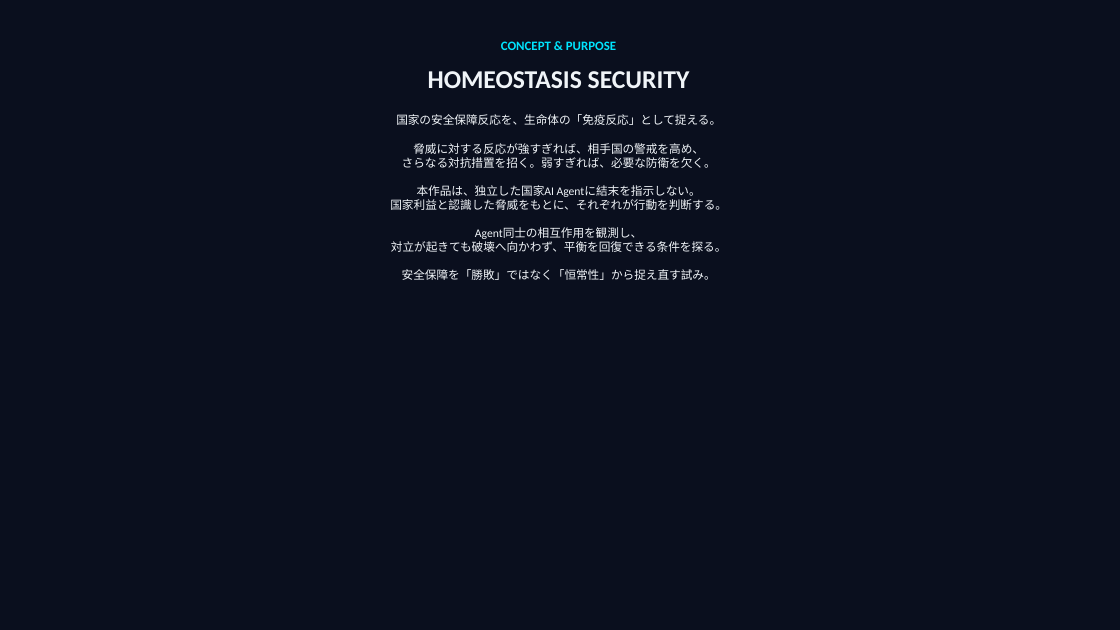
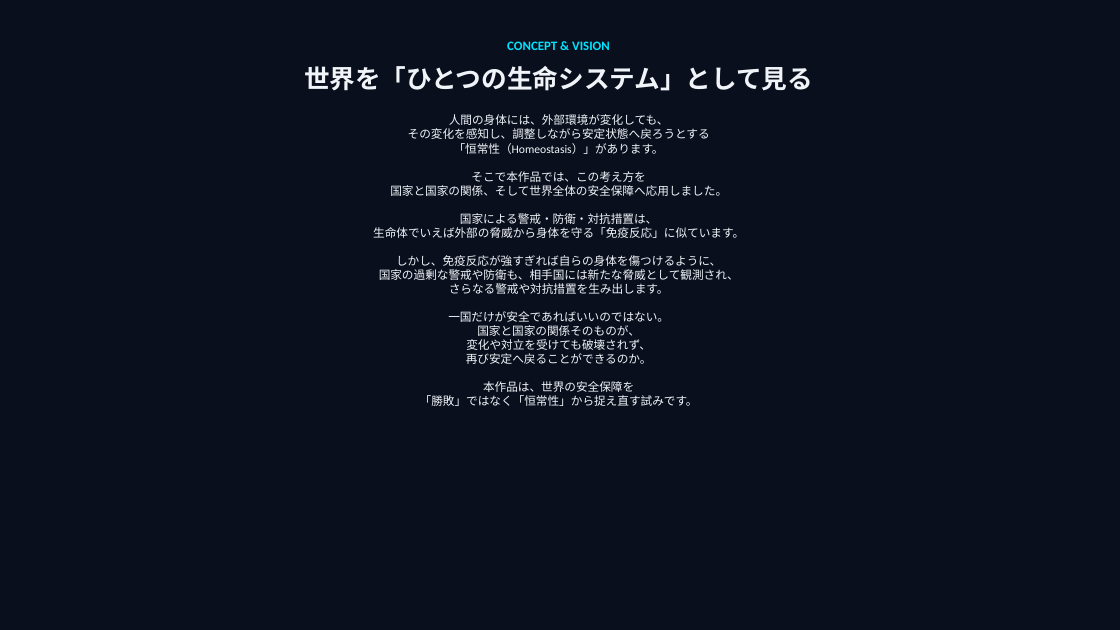
Before and after one commit to ryoryo3888/homeostasis-security, a slide deck: slide 1 of homeostasis_security_presentation(2).pptx. Drawn at 1120x630 pixels with LibreOffice and Linux fonts; fonts in the diff are those of the drawing. Boxes give left, top, right and bottom in pixels: in the first picture for what was removed or moved away, otherwise in the second. Text is boxed around its words. In the diff, an @@ line names an element or a change of style, - is before the commit and + after.

```diff
--- a/homeostasis_security_presentation(2).pptx
+++ b/homeostasis_security_presentation(2).pptx
@@ text at (507, 41, 610, 50): text changed @@
-CONCEPT & PURPOSE
+CONCEPT & VISION
@@ text at (304, 66, 813, 91): text changed @@
-HOMEOSTASIS SECURITY
+世界を「ひとつの生命システム」として見る
@@ text at (373, 114, 744, 406): text changed @@
-国家の安全保障反応を、生命体の「免疫反応」として捉える。
-脅威に対する反応が強すぎれば、相手国の警戒を高め、
-さらなる対抗措置を招く。弱すぎれば、必要な防衛を欠く。
-本作品は、独立した国家AI Agentに結末を指示しない。
-国家利益と認識した脅威をもとに、それぞれが行動を判断する。
-Agent同士の相互作用を観測し、
-対立が起きても破壊へ向かわず、平衡を回復できる条件を探る。
-安全保障を「勝敗」ではなく「恒常性」から捉え直す試み。
+人間の身体には、外部環境が変化しても、
+その変化を感知し、調整しながら安定状態へ戻ろうとする
+「恒常性（Homeostasis）」があります。
+そこで本作品では、この考え方を
+国家と国家の関係、そして世界全体の安全保障へ応用しました。
+国家による警戒・防衛・対抗措置は、
+生命体でいえば外部の脅威から身体を守る「免疫反応」に似ています。
+しかし、免疫反応が強すぎれば自らの身体を傷つけるように、
+国家の過剰な警戒や防衛も、相手国には新たな脅威として観測され、
+さらなる警戒や対抗措置を生み出します。
+一国だけが安全であればいいのではない。
+国家と国家の関係そのものが、
+変化や対立を受けても破壊されず、
+再び安定へ戻ることができるのか。
+本作品は、世界の安全保障を
+「勝敗」ではなく「恒常性」から捉え直す試みです。
```
Also in this commit, not shown: 1 other slide changed, 1 slide added, 1 slide removed, 1 other file.
